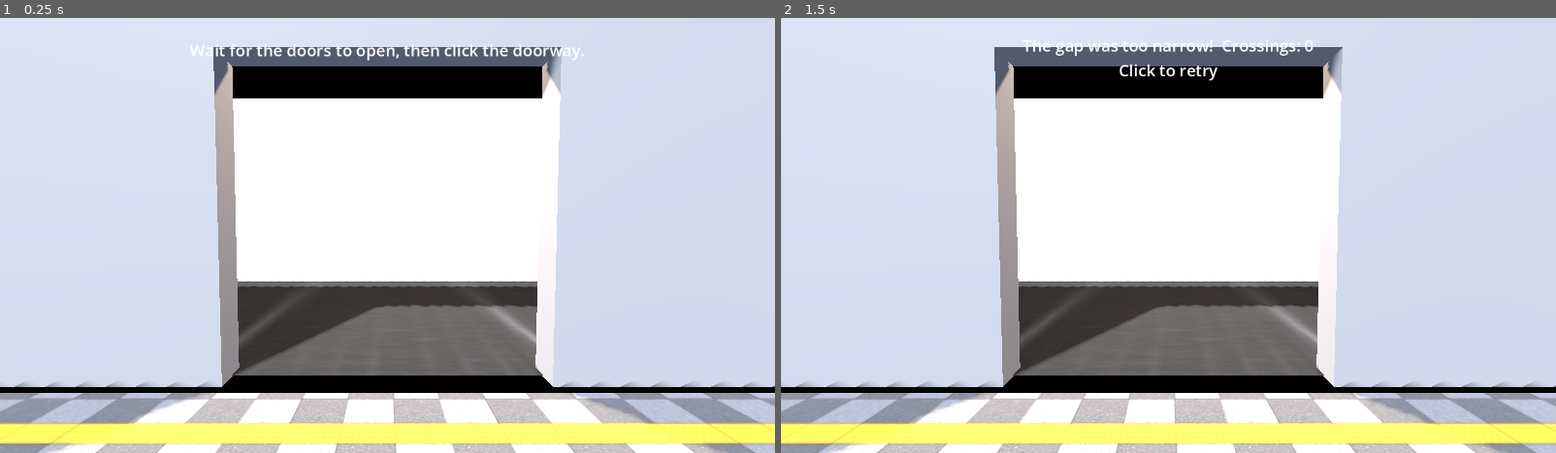
Above: before the commit, frames 1-2 (left to right).
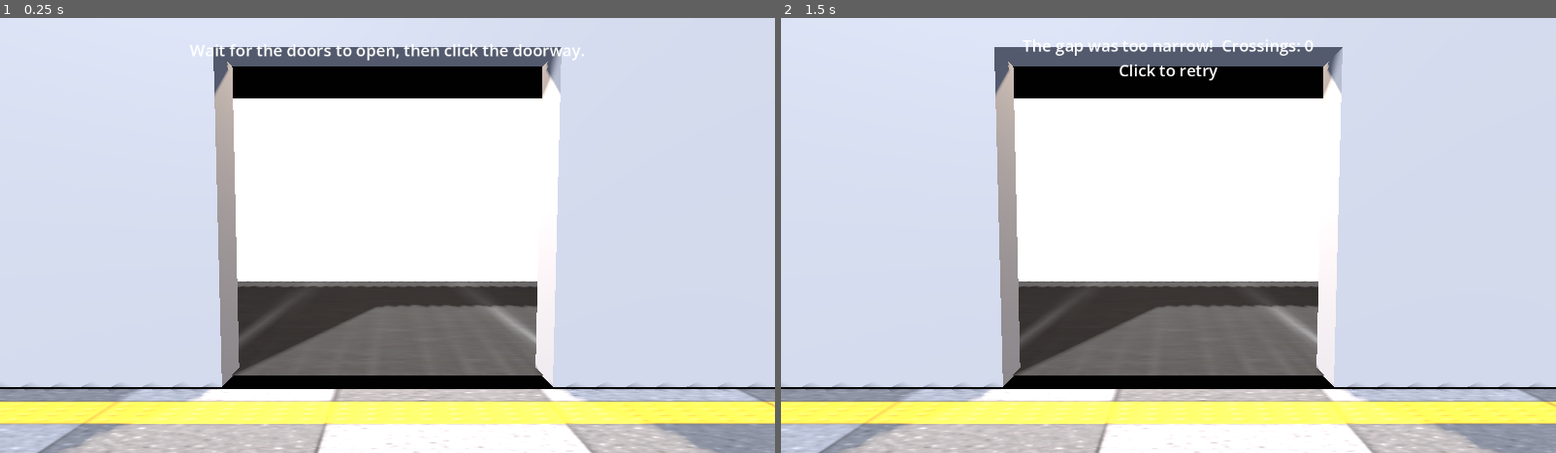
Above: after the commit, the same moments.

Repository: Vaibhav-hub123/DoorGambler
Game: Godot game, scene res://scenes/main.tscn
Two runs of this game, one before a commit and one after it. Both use one fixed random seed, a clock stepped at 60 frames per second and the inputs below.
Inputs (mouse positions are in pixels of both pictures, inside the frame that each line leads up to):
- Up to frame 1 (0.25 s): no input
- Up to frame 2 (1.5 s): tap Enter at 0.5 s; move the mouse to (1339, 213) at 0.52 s; click (1339, 213) at 0.67 s; tap Space at 1.25 s; move the mouse to (1013, 257) at 1.27 s; click (1013, 257) at 1.42 s

The runs differ from the first frame. In frame 1, 13% of the frame differs, in the area x 0-100%, y 83-100%; in frame 2, 13%.

Commit message:
assets changes

Diff:
--- a/scenes/main.tscn
+++ b/scenes/main.tscn
@@ -12,12 +12,12 @@
 ambient_light_energy = 0.6
 
 [sub_resource type="PlaneMesh" id="PlaneMesh_floor"]
-size = Vector2(20, 20)
+size = Vector2(5.116, 1.517)
 
 [sub_resource type="StandardMaterial3D" id="Material_station_floor"]
 albedo_texture = ExtResource("3_floor_texture")
-uv1_scale = Vector3(19.39, 19.39, 19.39)
-uv1_offset = Vector3(0, 0.2, 0)
+uv1_scale = Vector3(1.06, 1.06, 1.06)
+uv1_offset = Vector3(0.78, 0.36, 0)
 point_size = 55.4
 
 [sub_resource type="BoxMesh" id="BoxMesh_station_back"]
@@ -52,7 +52,7 @@
 environment = SubResource("Environment_main")
 
 [node name="Floor" type="MeshInstance3D" parent="." unique_id=551268047]
-transform = Transform3D(1, 0, 0, 0, 1, 0, 0, 0, 1, -0.02408123, 9.536743e-07, 10.166019)
+transform = Transform3D(1, 0, 0, 0, 1, 0, 0, 0, 1, -0.02408123, -0.009000778, 0.87152886)
 mesh = SubResource("PlaneMesh_floor")
 surface_material_override/0 = SubResource("Material_station_floor")
 
